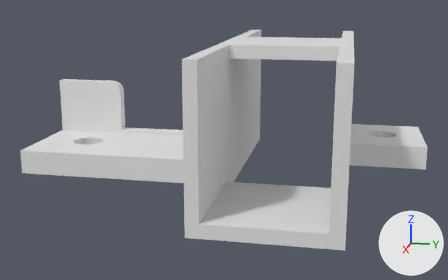
A saved change to the Blender file war1/WAR2.blend.
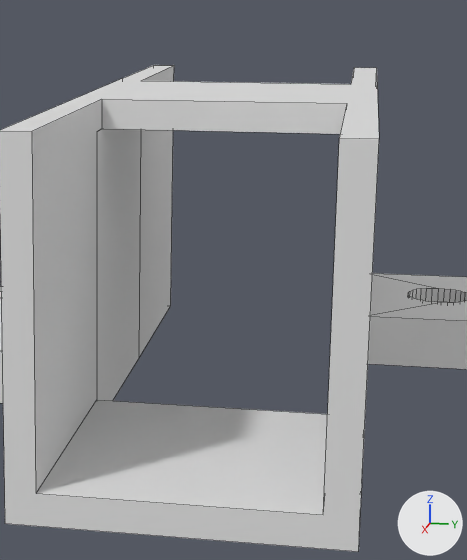
Old and new are each drawn whole from a 50 mm camera at (69.1, 15.4, 31.7) aimed at (-4.4, 0.7, 13.3) and again close up on the part from 41% to 88% of the width and 0% to 91% of the height. Arrows for +X, +Y and +Z are at lower right; the lights stay in place. The close-ups show mesh edges as thin lines.

The scene before the commit, as lines of its bpy script (objects in view):
```python
me_cube_001 = bpy.data.meshes.new('Cube.001')
me_cube_001.from_pydata(...)  # 251 vertices, 134 faces, 4 loose edges; spans x -25.5..15.5, y -25.5..25.6, z 8.5..25.5
ob_cube = bpy.data.objects.new('Cube', me_cube_001)
ob_cube.location = (0.0, 0.35, 0.0)
```
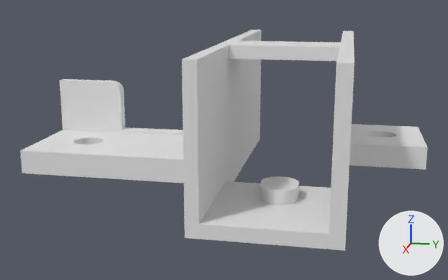
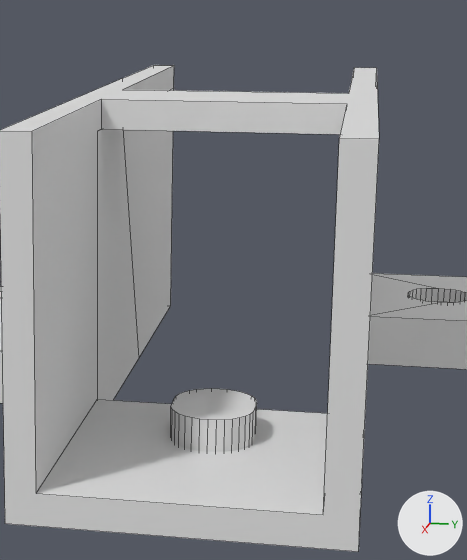
The edits, one by one:
me_cube_001 has 251 vertices, 134 faces, 4 loose edges and spans x -25.5..15.5, y -25.5..25.6, z 8.5..25.5.
me_cube_001 is used by ob_cube; location (0.0, 0.35, 0.0).
me_cube_001 part 1: all 4 vertices in x -11.4, y 1.8..14.0, z 24.0..25.5 are moved by (6.3, 0.0, 0.0).
Mesh me_cylinder_001 is new.
It has 64 vertices, 34 faces and spans x -3.58..1.42, y -2.0..2.0, z -2.5..2.5.
Object 'Cylinder' (ob_cylinder) is new; it shows me_cylinder_001.
Its location is (7.38, 8.79, 9.06).

Changed parts and their boxes [x1, y1, x2, y2] in the close-ups (467 x 560 px; the box of a moved part takes in the faces that stretch with it):
'Cylinder', added: after [171, 389, 257, 452]
part 1 of me_cube_001, moved or reshaped: before [0, 65, 379, 401]; after [0, 65, 379, 400]
